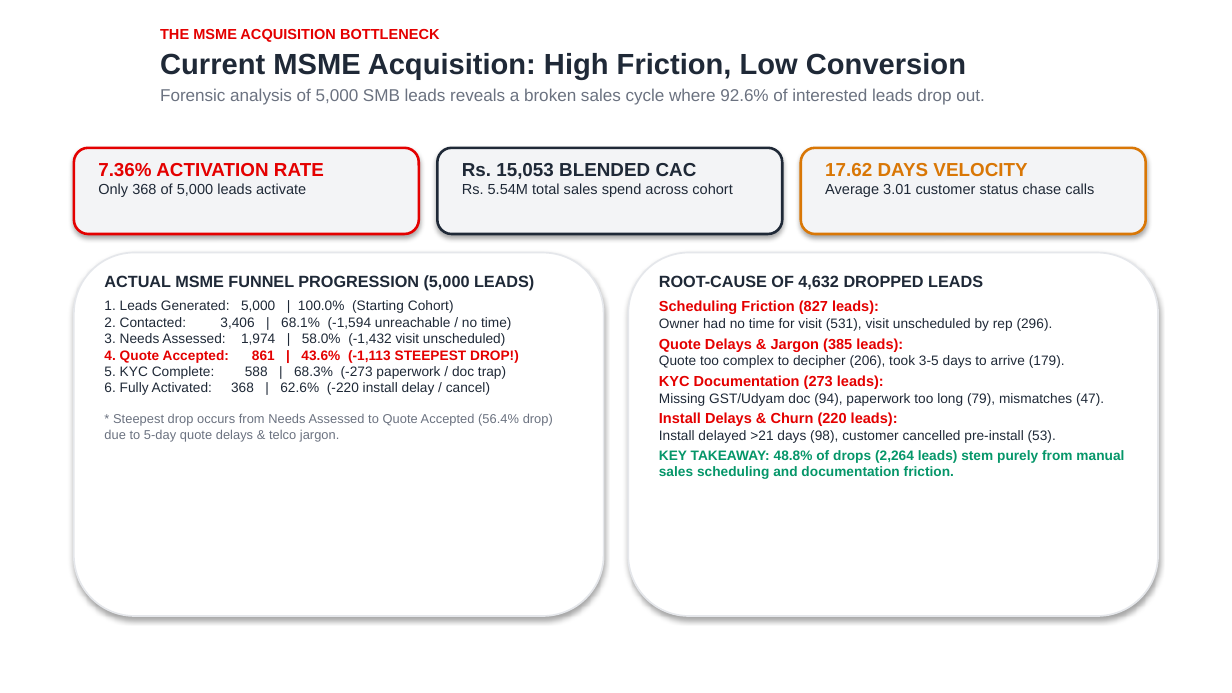
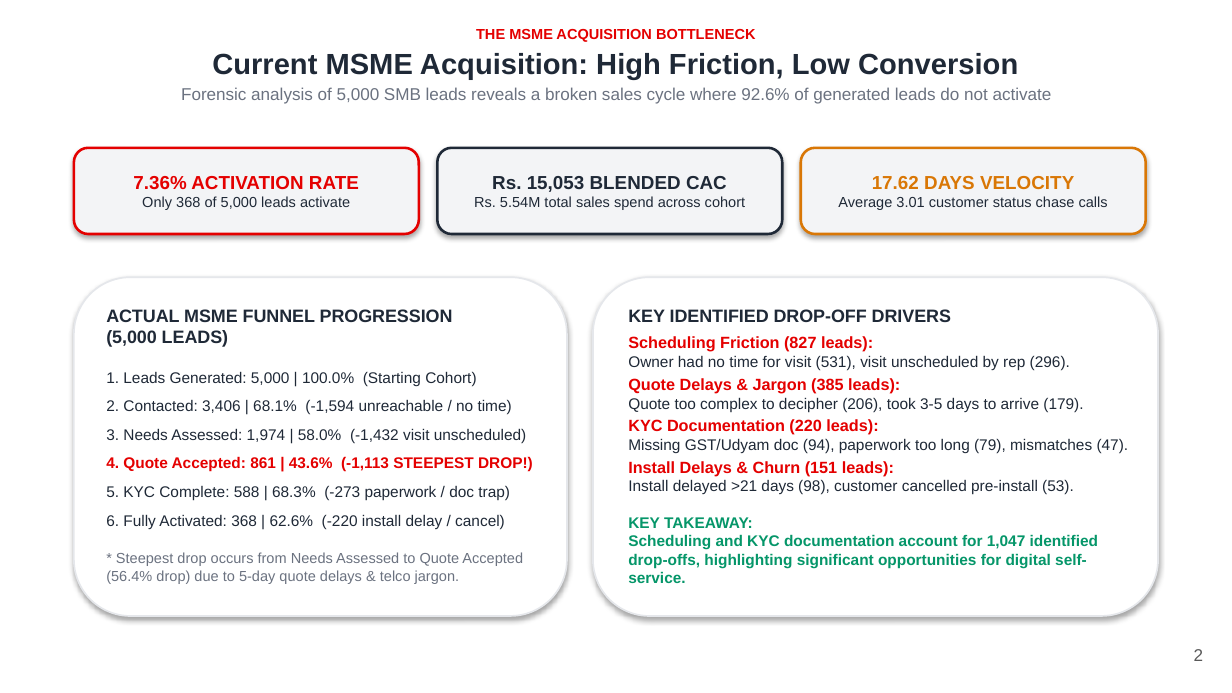
Before and after one commit to lavu-create/udyam-digital, a slide deck: slide 2 of submission/Project_Udyam_Digital.pptx. Drawn at 1232x693 pixels with LibreOffice and Linux fonts; fonts in the diff are those of the drawing; background and template pictures are left out. Boxes give left, top, right and bottom in pixels: in the first picture for what was removed or moved away, otherwise in the second. Text is boxed around its words. In the diff, an @@ line names an element or a change of style, - is before the commit and + after.

Commit message:
chore: final release cleanup, verified presentation deck, and privacy documentation alignment

```diff
--- a/submission/Project_Udyam_Digital.pptx
+++ b/submission/Project_Udyam_Digital.pptx
@@ text at <box>212,29,1018,79</box>: alignment left to centre; less space between paragraphs @@
@@ text at <box>181,87,1052,104</box>: text changed @@
-Forensic analysis of 5,000 SMB leads reveals a broken sales cycle where 92.6% of interested leads drop out.
+Forensic analysis of 5,000 SMB leads reveals a broken sales cycle where 92.6% of generated leads do not activate
@@ text "7.36% ACTIVATION RATE": place and size @@
-text "7.36% ACTIVATION RATE" at <box>98,163,324,197</box>
+text "7.36% ACTIVATION RATE" at <box>133,176,359,210</box>
@@ text "Rs. 15,053 BLENDED CAC": place and size @@
-text "Rs. 15,053 BLENDED CAC" at <box>462,163,732,197</box>
+text "Rs. 15,053 BLENDED CAC" at <box>474,176,745,210</box>
@@ alignment left to centre in 3 elements at <box>133,176,359,210</box>, <box>474,176,745,210</box>, <box>838,176,1108,210</box> @@
@@ text "17.62 DAYS VELOCITY": place and size @@
-text "17.62 DAYS VELOCITY" at <box>825,163,1094,197</box>
+text "17.62 DAYS VELOCITY" at <box>838,176,1108,210</box>
@@ proportions changed in 5 elements at <box>74,148,419,234</box>, <box>437,148,782,234</box>, <box>801,148,1146,234</box>, <box>593,277,1158,616</box>, <box>74,277,567,616</box> @@
@@ rounded rectangle: place and size @@
-rounded rectangle at <box>74,253,604,616</box>
+rounded rectangle at <box>74,277,567,616</box>
@@ text "ACTUAL MSME FUNNEL PROGRESSION (5,000 ...": place and size @@
-text "ACTUAL MSME FUNNEL PROGRESSION (5,000 ..." at <box>104,275,553,442</box>
+text "ACTUAL MSME FUNNEL PROGRESSION (5,000 ..." at <box>106,309,533,584</box>
@@ text "ACTUAL MSME FUNNEL PROGRESSION (5,000 ..." at <box>106,309,533,584</box>: size 9.5 to 10.5 pt in "ACTUAL MSME FUNNEL PROGRESSION (5,000 LEADS)"; size 8 to 9 pt in "1. Leads Generated: 5,000 | 100.0% (Starting ...", "2. Contacted: 3,406 | 68.1% (-1,594 unreachable ...", "3. Needs Assessed: 1,974 | 58.0% (-1,432 ...", "4. Quote Accepted: 861 | 43.6% (-1,113 ..." and 2 more places; size 7.5 to 8.5 pt in "* Steepest drop occurs from Needs Assessed ..."; less space between paragraphs; more space between paragraphs @@
@@ rounded rectangle: place and size @@
-rounded rectangle at <box>628,253,1158,616</box>
+rounded rectangle at <box>593,277,1158,616</box>
@@ text "KEY IDENTIFIED DROP-OFF DRIVERS": place and size @@
-text "KEY IDENTIFIED DROP-OFF DRIVERS" at <box>659,275,1124,479</box>
+text "KEY IDENTIFIED DROP-OFF DRIVERS" at <box>628,309,1129,583</box>
@@ text at <box>628,309,951,322</box>: text changed; size 9.5 to 10.5 pt @@
-ROOT-CAUSE OF 4,632 DROPPED LEADS
+KEY IDENTIFIED DROP-OFF DRIVERS
@@ text at <box>628,336,1129,495</box>: size 8.5 to 9.5 pt in "Scheduling Friction (827 leads):", "Quote Delays & Jargon (385 leads):"; size 8 to 9 pt in "Owner had no time for visit (531), ...", "Quote too complex to decipher (206), took ...", "Missing GST/Udyam doc (94), paperwork too long ...", "Install delayed >21 days (98), customer cancelled ..."; more space between paragraphs; less space between paragraphs @@
@@ text at <box>628,419,878,435</box>: text changed; size 8.5 to 9.5 pt @@
-KYC Documentation (273 leads):
+KYC Documentation (220 leads):
@@ text at <box>628,461,894,477</box>: text changed; size 8.5 to 9.5 pt @@
-Install Delays & Churn (220 leads):
+Install Delays & Churn (151 leads):
@@ text at <box>628,517,1098,583</box>: text changed; size 8 to 9 pt @@
-KEY TAKEAWAY: 48.8% of drops (2,264 leads) stem purely from manual sales scheduling and documentation friction.
+KEY TAKEAWAY:
+Scheduling and KYC documentation account for 1,047 identified drop-offs, highlighting significant opportunities for digital self-service.
@@ page number added at <box>1194,649,1204,661</box>, 10 pt, text #595959 @@
+2
```
Also in this commit, not shown: 6 other slides changed, 26 other files.
